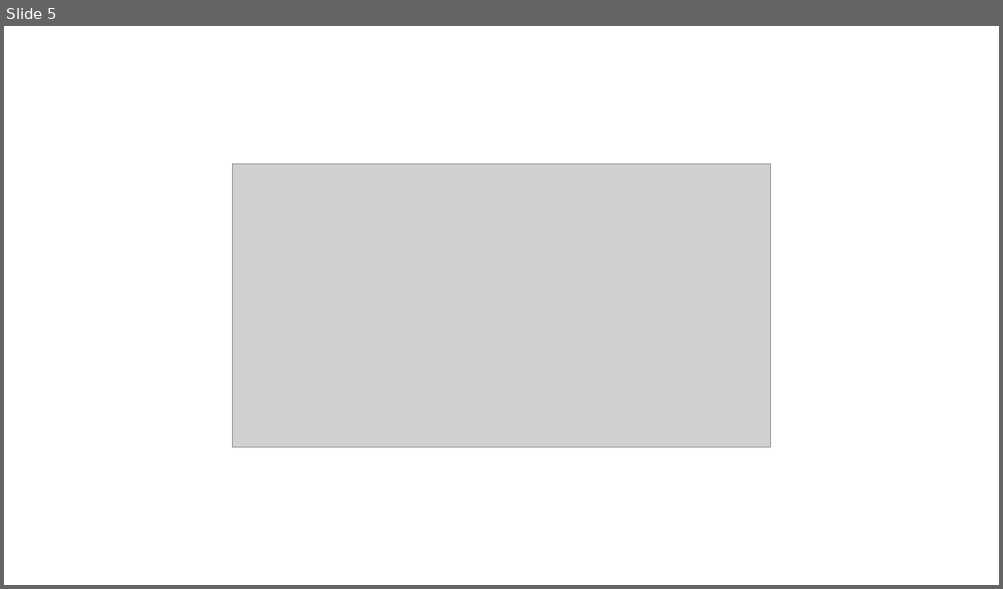
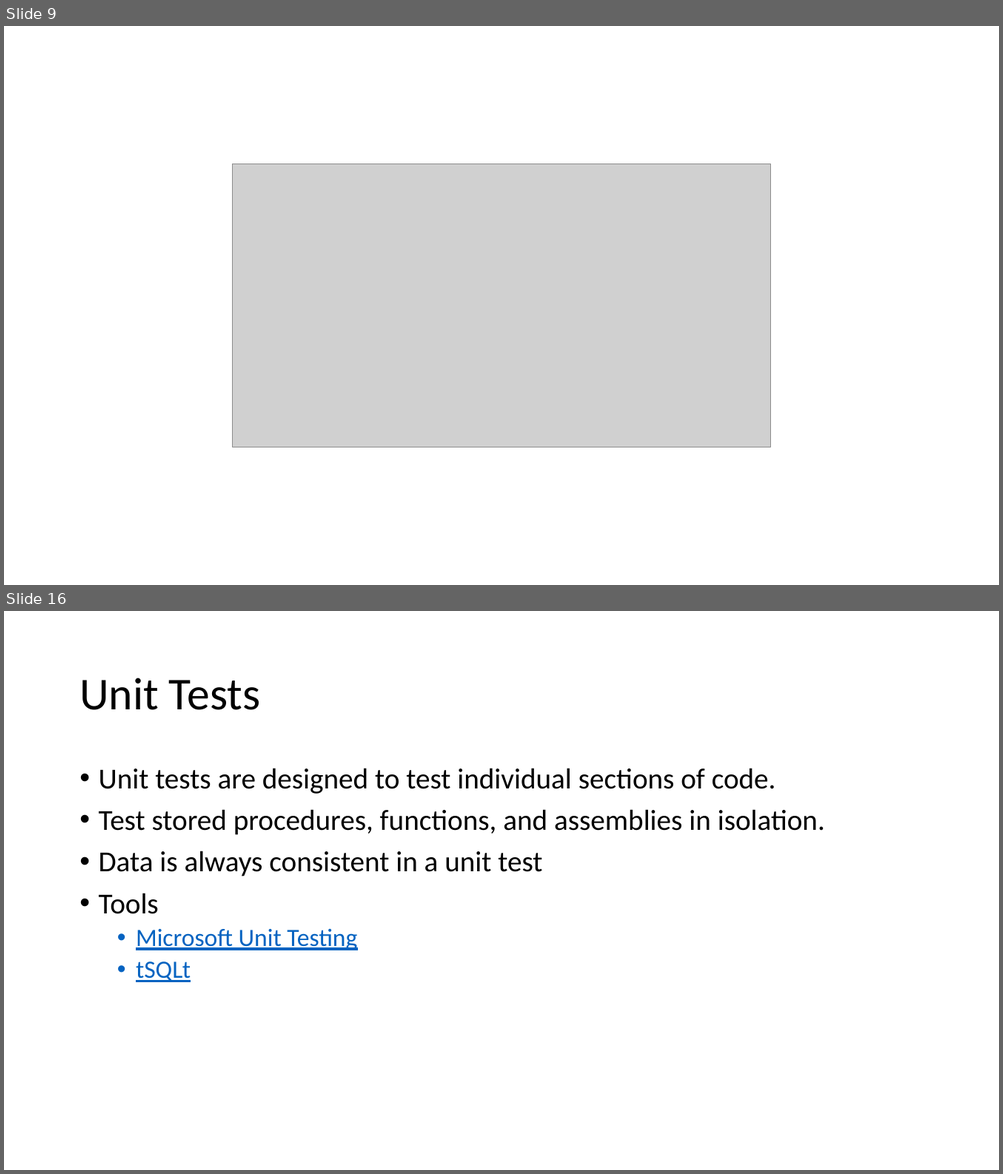
Before and after one commit to way0utwest/DatabaseDevOpsMS, a slide deck: Section 2 - Getting DevOps into Development/VCS.pptx. Shown one above the other, each under a label of ours: slide 5 before the commit, slides 9 and 16 after it; the slides between them are not shown. The pictures are 1003x589 and 1003x1174 pixels, drawn with LibreOffice and Linux fonts; fonts in the diff are those of the drawing; grey boxes stand for pictures. Boxes give left, top, right and bottom in pixels: in the first picture for what was removed or moved away, otherwise in the second. Text is boxed around its words. In the diff, an @@ line names an element or a change of style, - is before the commit and + after.

Commit message:
Updates to section 2, ppt first draft

```diff
--- a/Section 2 - Getting DevOps into Development/VCS.pptx
+++ b/Section 2 - Getting DevOps into Development/VCS.pptx
@@ slide 16 added at <box>4,611,999,1170</box>, background #FFFFFF @@
@@ title added at <box>79,678,260,710</box>, 44 pt, text #000000 @@
+Unit Tests
@@ text added at <box>99,768,825,982</box>, 28 pt, text #000000 @@
+• Unit tests are designed to test individual sections of code.
+• Test stored procedures, functions, and assemblies in isolation.
+• Data is always consistent in a unit test
+• Tools
+  • Microsoft Unit Testing
+  • tSQLt
@@ what was slide 5 is now slide 9 @@
```
Also in this commit, not shown: 11 other slides added, 4 other files.
